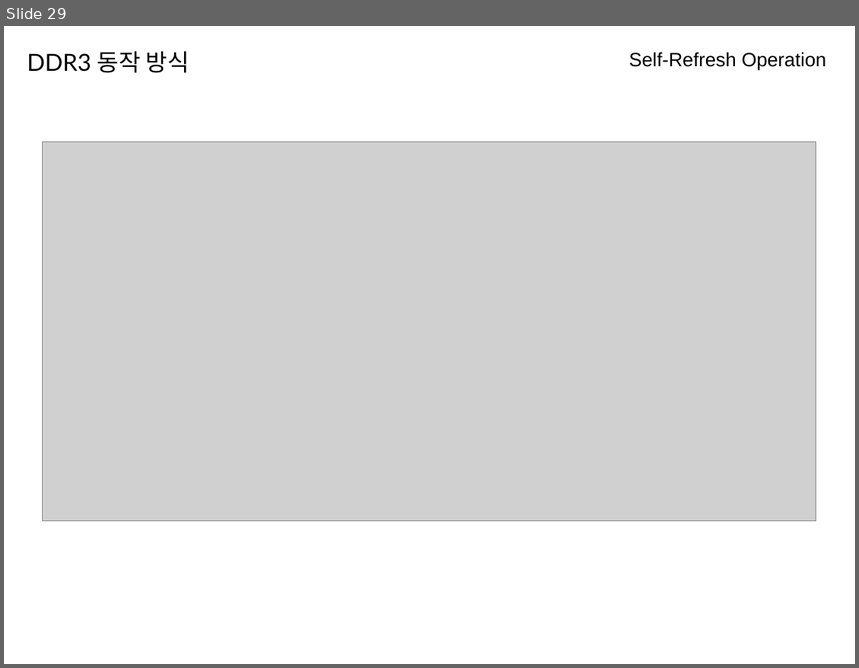
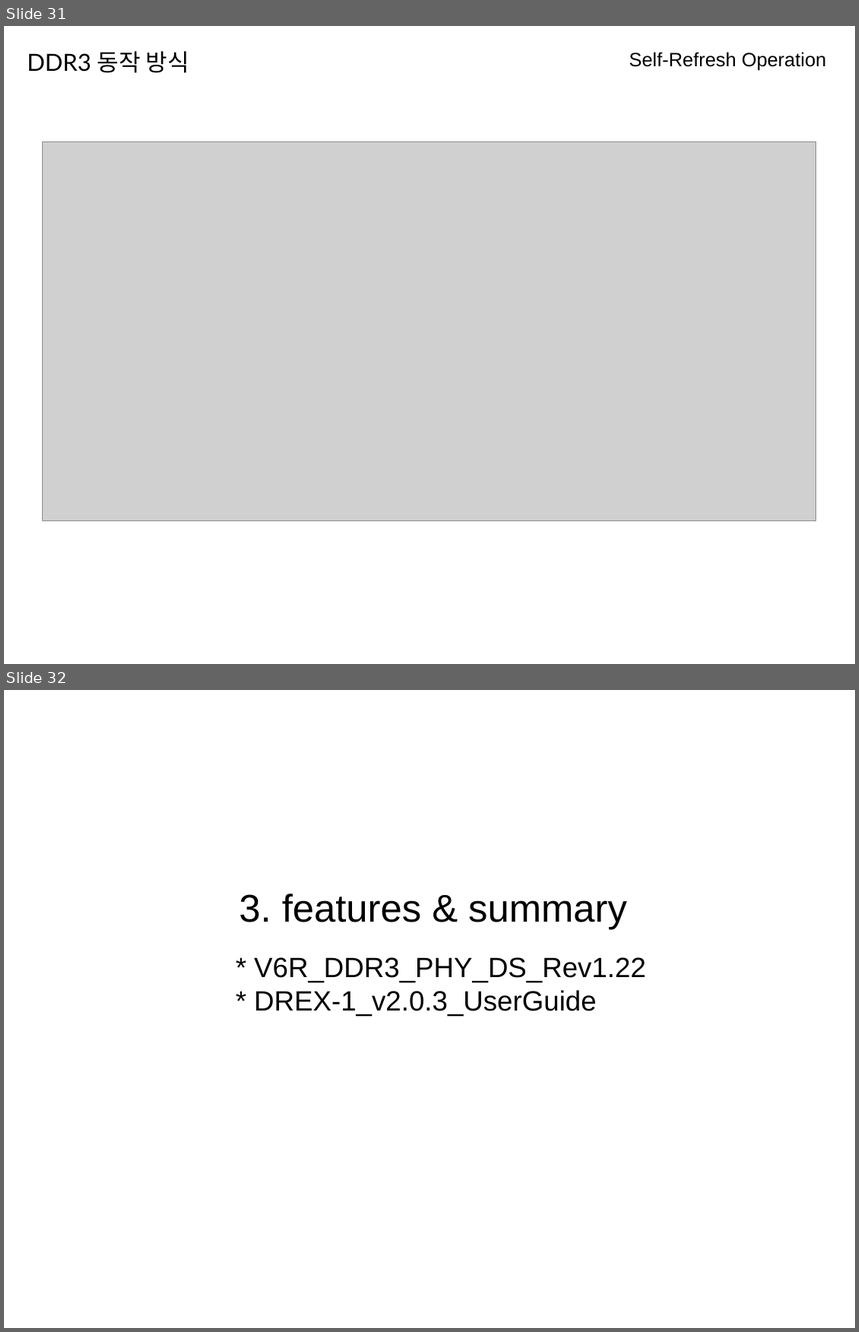
Before and after one commit to kchhero/kchhero.github.io, a slide deck: _posts_data/DDR3_세미나.odp. Shown one above the other, each under a label of ours: slide 29 before the commit, slides 31 and 32 after it. The pictures are 859x668 and 859x1332 pixels, drawn with LibreOffice and Linux fonts; fonts in the diff are those of the drawing; grey boxes stand for pictures. Boxes give left, top, right and bottom in pixels: in the first picture for what was removed or moved away, otherwise in the second. Text is boxed around its words. In the diff, an @@ line names an element or a change of style, - is before the commit and + after.

```diff
--- a/_posts_data/DDR3_세미나.odp
+++ b/_posts_data/DDR3_세미나.odp
@@ slide 32 added at (x1=4, y1=690, x2=855, y2=1328), background #FFFFFF @@
@@ title added at (x1=239, y1=894, x2=627, y2=930), 36 pt, text #000000 @@
+3. features & summary
@@ title added at (x1=254, y1=958, x2=646, y2=1016), 26 pt, text #000000 @@
+* V6R_DDR3_PHY_DS_Rev1.22
+* DREX-1_v2.0.3_UserGuide
@@ what was slide 29 is now slide 31 @@
```
Also in this commit, not shown: 1 slide changed, 26 other slides added, 10 slides removed.
